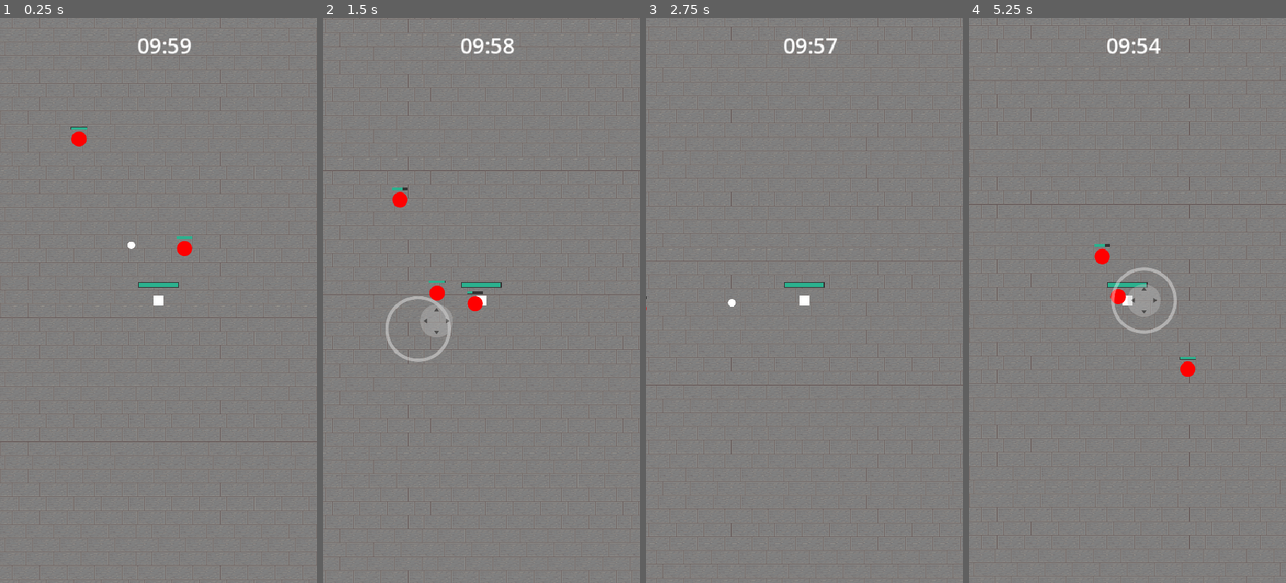
Above: before the commit, frames 1-4 (left to right).
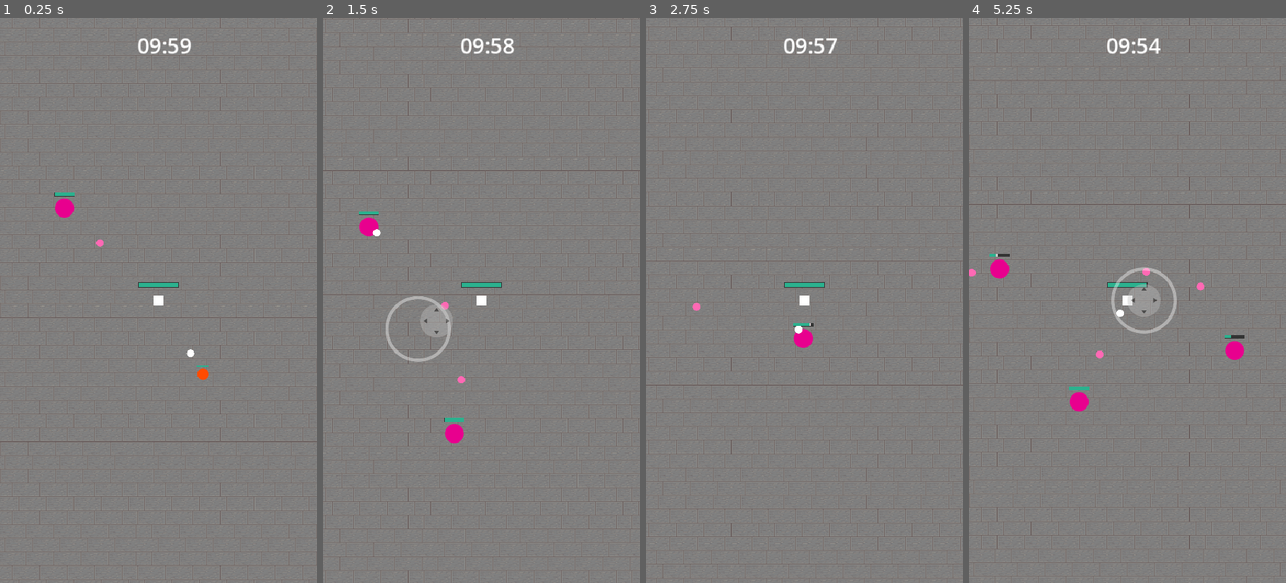
Above: after the commit, the same moments.

Repository: lucaswehmuth/zenrush
Game: Godot game, scene res://scenes/world.tscn
Same seed, same stepped clock (60 frames per second), same inputs: the game is played once before the commit and once after it.
Inputs (mouse positions are in pixels of both pictures, inside the frame that each line leads up to):
- Up to frame 1 (0.25 s): no input
- Up to frame 2 (1.5 s): move the mouse to (551, 272) at 0.52 s; hold D (move_right) 0.53-1.25 s; click (551, 272) at 0.67 s; drag from (418, 328) to (481, 300) at 1.27 s
- Up to frame 3 (2.75 s): move the mouse to (836, 176) at 2.02 s; hold D (move_right) from 2.03 s (still down)
- Up to frame 4 (5.25 s): release D (move_right) at 2.75 s; drag from (1111, 413) to (1048, 300) at 2.77 s; move the mouse to (1222, 385) at 3.52 s; hold A (move_left) 3.53-4.25 s; drag from (1032, 215) to (1140, 277) at 4.27 s; move the mouse to (1143, 300) at 5.02 s; hold S (move_down) from 5.03 s (still down); click (1143, 300) at 5.17 s

The runs differ from the first frame. In frame 1, 0.6% of the frame differs, in the area x 17-66%, y 19-65%; in frame 2, 0.9%; in frame 3, 0.3%; in frame 4, 1.1%, in the area x 0-87%, y 40-70%.

Commit message:
Fixed enemy attack range and spawn enemy area

Diff:
--- a/scenes/enemies/ranged_enemy.gd
+++ b/scenes/enemies/ranged_enemy.gd
@@ -4,6 +4,7 @@
 @onready var _hurtbox_shape: CollisionShape2D = $Hurtbox/CollisionShape2D
 var _projectile_spawn_offset: float = 0.0
 
+@export var shoot_range: float = 500.0
 @export var min_range: float = 200.0
 @export var max_range: float = 350.0
 @export var projectile_speed: float = 100.0
@@ -29,22 +30,26 @@
 
 func _physics_process(delta: float) -> void:
 	fire_timer -= delta
-	if fire_timer <= 0.0 and player:
+	if fire_timer <= 0.0 and player and _can_shoot():
 		_shoot()
 		fire_timer = fire_cooldown
 
 	super(delta)
 
+func _can_shoot() -> bool:
+	var camera = get_viewport().get_camera_2d()
+	var screen_rect = get_viewport_rect()
+	var local_pos = global_position - camera.global_position
+	var half_size = screen_rect.size / 2.0
+	return abs(local_pos.x) < half_size.x and abs(local_pos.y) < half_size.y
+
 func _move(delta: float) -> void:
 	var distance = global_position.distance_to(player.global_position)
 	var direction = (player.global_position - global_position).normalized()
-
 	if distance < min_range:
 		velocity = -direction * move_speed
-	elif distance > max_range:
+	else:
 		velocity = direction * move_speed
-	else:
-		velocity = Vector2.ZERO
 
 func _shoot() -> void:
 	if not projectile_scene:
--- a/scenes/enemies/ranged_enemy.tscn
+++ b/scenes/enemies/ranged_enemy.tscn
@@ -7,6 +7,7 @@
 [node name="RangedEnemy" unique_id=1388353835 instance=ExtResource("1_tegwr")]
 scale = Vector2(0.25, 0.25)
 script = ExtResource("2_k7uv6")
+shoot_range = 500.0
 min_range = 200.0
 max_range = 350.0
 projectile_speed = 100.0
--- a/scenes/enemies/spawn_manager.gd
+++ b/scenes/enemies/spawn_manager.gd
@@ -9,6 +9,7 @@
 @export var tank_scene: PackedScene
 
 const RUN_DURATION: float = 600.0  # 10 minutes
+const SAFE_RADIUS: float = 150.0
 
 var elapsed_time: float = 0.0
 var difficulty: float = 0.0
@@ -71,9 +72,13 @@
 	if difficulty < 0.33:
 		# early — mostly base, some rushers, few ranged
 		return _weighted_pick([
-			[base_enemy_scene, 0.60],
-			[rusher_scene,     0.25],
-			[ranged_scene,     0.15],
+			#[base_enemy_scene, 0.60],
+			#[rusher_scene,     0.25],
+			#[ranged_scene,     0.15],
+			#[tank_scene,       0.00],
+			[base_enemy_scene, 0.10],
+			[rusher_scene,     0.10],
+			[ranged_scene,     0.80],
 			[tank_scene,       0.00],
 		])
 	elif difficulty < 0.66:
@@ -110,10 +115,17 @@
 	var center = camera.global_position
 	var half_w = get_viewport_rect().size.x / 2.0
 	var half_h = get_viewport_rect().size.y / 2.0
-	return center + Vector2(
-		randf_range(-half_w * 0.8, half_w * 0.8),
-		randf_range(-half_h * 0.8, half_h * 0.8)
-	)
+	var player = get_tree().get_first_node_in_group("player")
+	var player_pos = player.global_position if player else center
+
+	var angle = randf_range(0, TAU)
+	var radius = randf_range(SAFE_RADIUS, SAFE_RADIUS * 2.0)
+	var pos = player_pos + Vector2(cos(angle), sin(angle)) * radius
+
+	pos.x = clamp(pos.x, center.x - half_w * 0.8, center.x + half_w * 0.8)
+	pos.y = clamp(pos.y, center.y - half_h * 0.8, center.y + half_h * 0.8)
+
+	return pos
 
 func _end_run() -> void:
 	run_active = false
